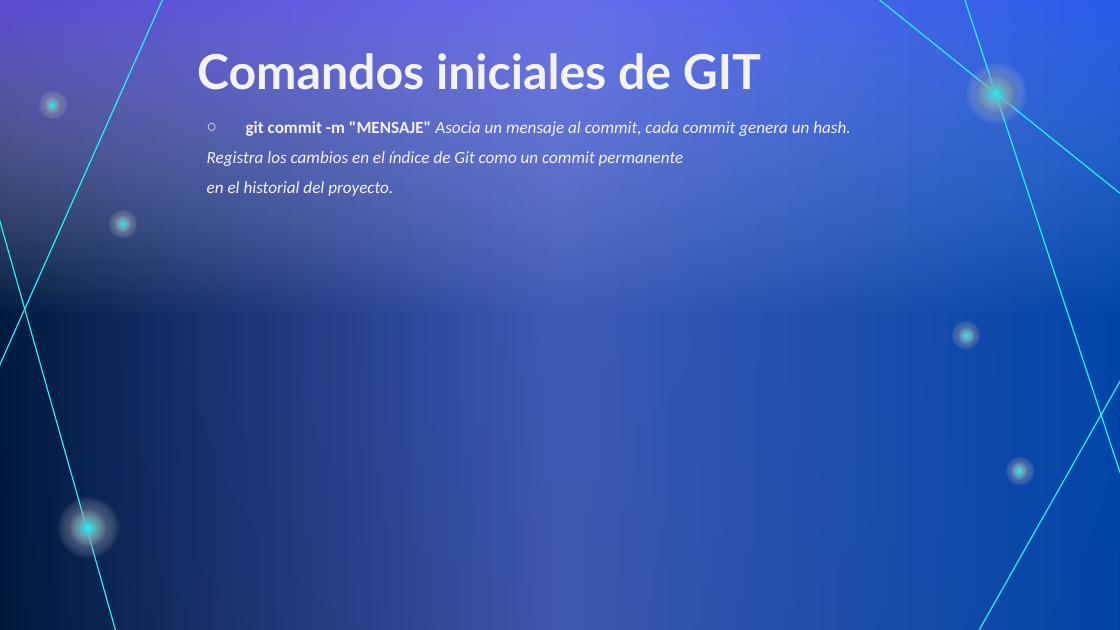
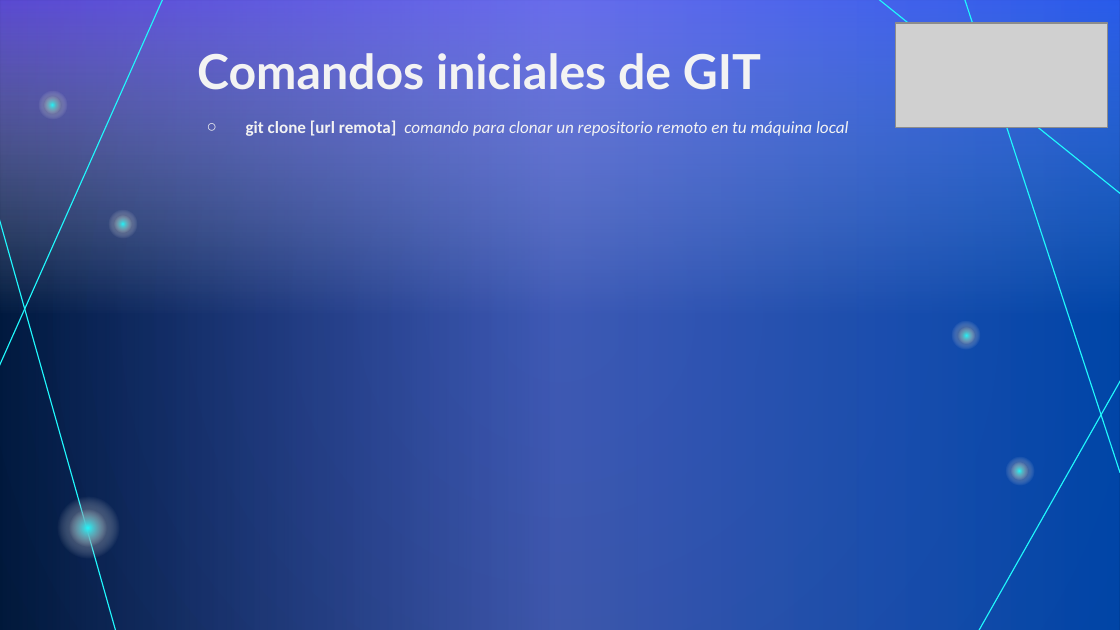
Before and after one commit to ISPC-TST-PI-I-2024/josemarquez, a slide deck: slide 6 of Editables/TP#1 - GIT-GITHUB.pptx. Drawn at 1120x630 pixels with LibreOffice and Linux fonts; fonts in the diff are those of the drawing; grey boxes stand for pictures. Boxes give left, top, right and bottom in pixels: in the first picture for what was removed or moved away, otherwise in the second. Text is boxed around its words. In the diff, an @@ line names an element or a change of style, - is before the commit and + after.

```diff
--- a/Editables/TP#1 - GIT-GITHUB.pptx
+++ b/Editables/TP#1 - GIT-GITHUB.pptx
@@ picture added at <box>896,24,1108,128</box> @@
@@ ellipse removed at <box>970,67,1023,120</box> @@
@@ text at <box>246,120,848,136</box>: text changed @@
-  ○ git commit -m "MENSAJE" Asocia un mensaje al commit, cada commit genera un hash.
-  Registra los cambios en el índice de Git como un commit permanente
-  en el historial del proyecto.
+  ○ git clone [url remota] comando para clonar un repositorio remoto en tu máquina local
```
Also in this commit, not shown: 5 other slides changed, 1 other file.
